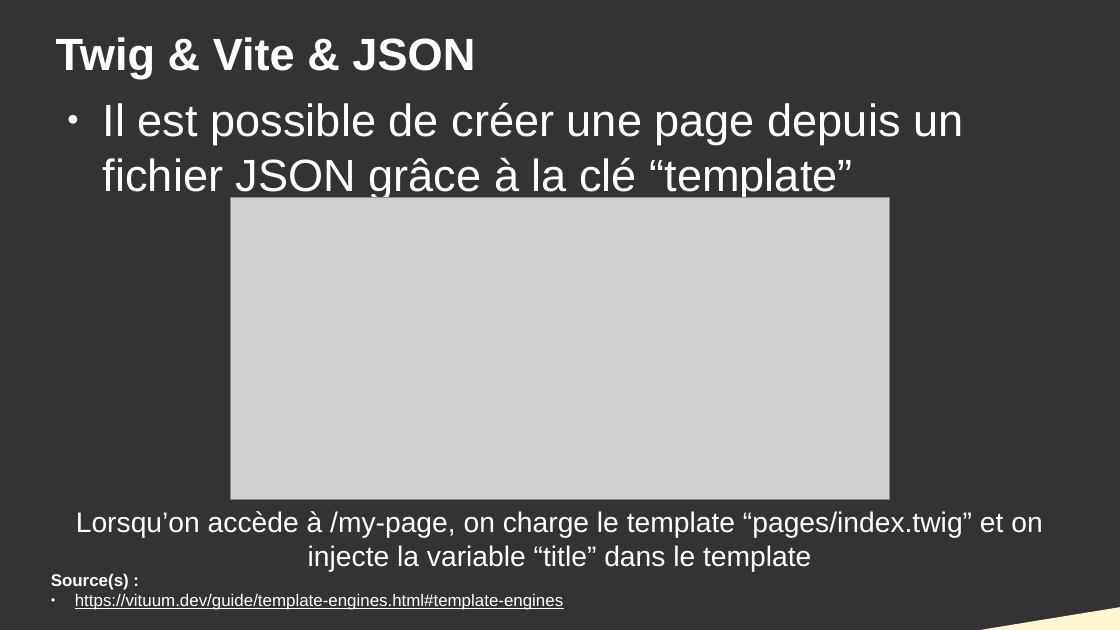
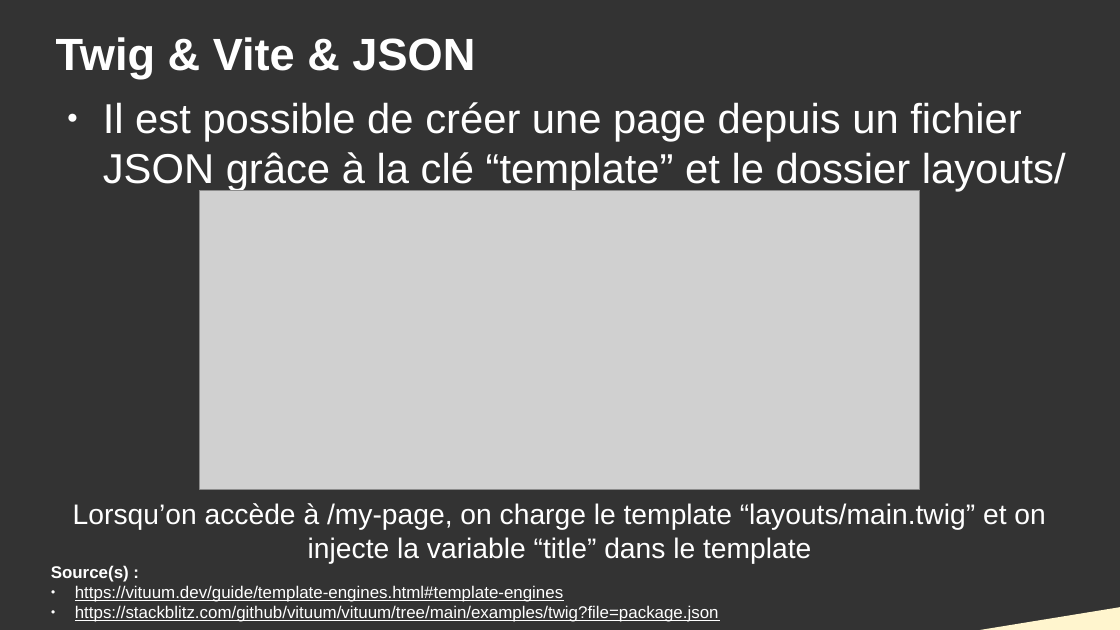
Before and after one commit to DanYellow/cours, a slide deck: slide 40 of developpement-front-s5/travaux-pratiques/numero-4/presentation.odp. Drawn at 1120x630 pixels with LibreOffice and Linux fonts; fonts in the diff are those of the drawing; grey boxes stand for pictures. Boxes give left, top, right and bottom in pixels: in the first picture for what was removed or moved away, otherwise in the second. Text is boxed around its words. In the diff, an @@ line names an element or a change of style, - is before the commit and + after.

```diff
--- a/developpement-front-s5/travaux-pratiques/numero-4/presentation.odp
+++ b/developpement-front-s5/travaux-pratiques/numero-4/presentation.odp
@@ text at [103,102,1066,192]: text changed; size 32 to 29.6 pt @@
-● Il est possible de créer une page depuis un fichier JSON grâce à la clé “template”
+● Il est possible de créer une page depuis un fichier JSON grâce à la clé “template” et le dossier layouts/
@@ picture: place and size @@
-picture at [230,197,889,499]
+picture at [200,190,921,489]
@@ text at [73,503,1045,563]: text changed @@
-Lorsqu’on accède à /my-page, on charge le template “pages/index.twig” et on injecte la variable “title” dans le template
+Lorsqu’on accède à /my-page, on charge le template “layouts/main.twig” et on injecte la variable “title” dans le template
@@ text "Source(s) :": place and size @@
-text "Source(s) :" at [51,573,563,610]
+text "Source(s) :" at [51,565,719,622]
@@ text at [75,605,719,622]: paragraph added @@
+● https://stackblitz.com/github/vituum/vituum/tree/main/examples/twig?file=package.json
```
Also in this commit, not shown: 4 other slides changed, 1 slide added, 3 other files.
